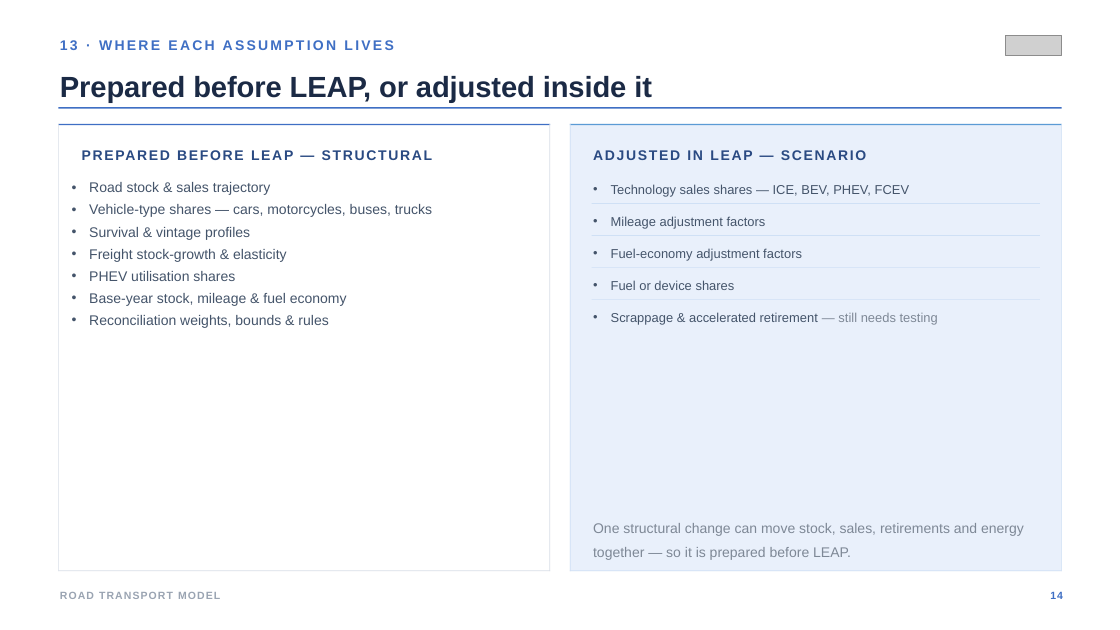
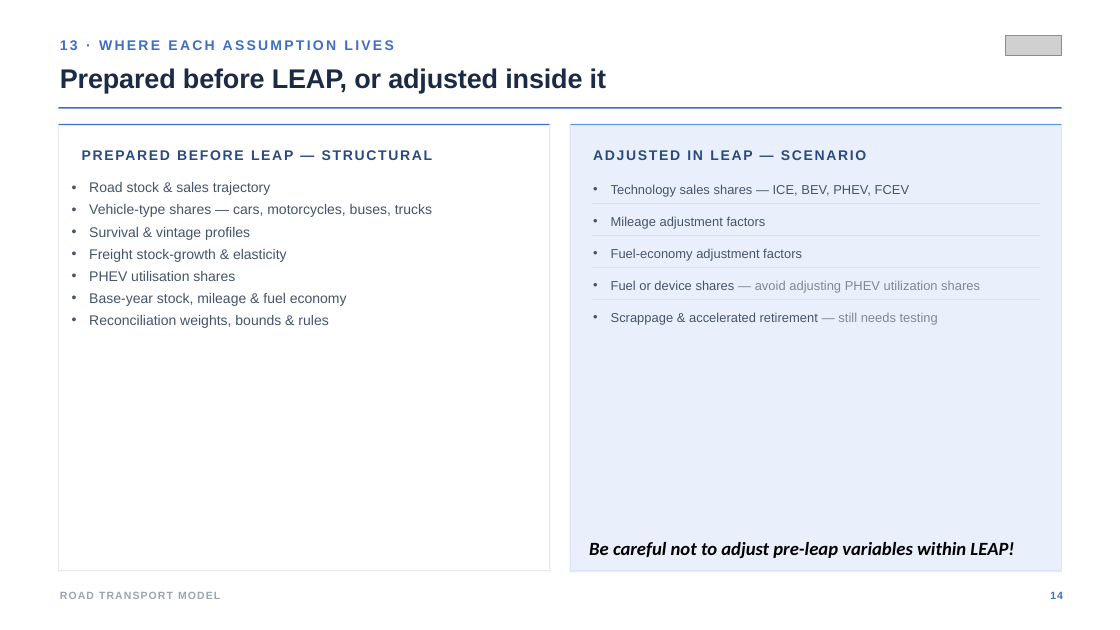
Before and after one commit to asia-pacific-energy-research-centre/leap_road_model, a slide deck: slide 14 of docs/road_model_presentation_plan_1.pptx. Drawn at 1120x630 pixels with LibreOffice and Linux fonts; fonts in the diff are those of the drawing; grey boxes stand for pictures. Boxes give left, top, right and bottom in pixels: in the first picture for what was removed or moved away, otherwise in the second. Text is boxed around its words. In the diff, an @@ line names an element or a change of style, - is before the commit and + after.

```diff
--- a/docs/road_model_presentation_plan_1.pptx
+++ b/docs/road_model_presentation_plan_1.pptx
@@ text "Prepared before LEAP, or adjusted ..." at (354, 68, 606, 93): size 37.5 to 34.7 pt; line spacing 1.07 to 0.87 @@
@@ text at (611, 280, 980, 293): text changed; text colour #44546A to #7E8896 @@
-• Fuel or device shares
+• Fuel or device shares — avoid adjusting PHEV utilization shares
@@ text removed at (593, 523, 1024, 560) @@
-One structural change can move stock, sales, retirements and energy together — so it is prepared before LEAP.
@@ text added at (589, 542, 1014, 558), 24 pt, text #000000, bold, italic @@
+Be careful not to adjust pre-leap variables within LEAP!
```
Also in this commit, not shown: 14 other slides changed, 6 other files.
